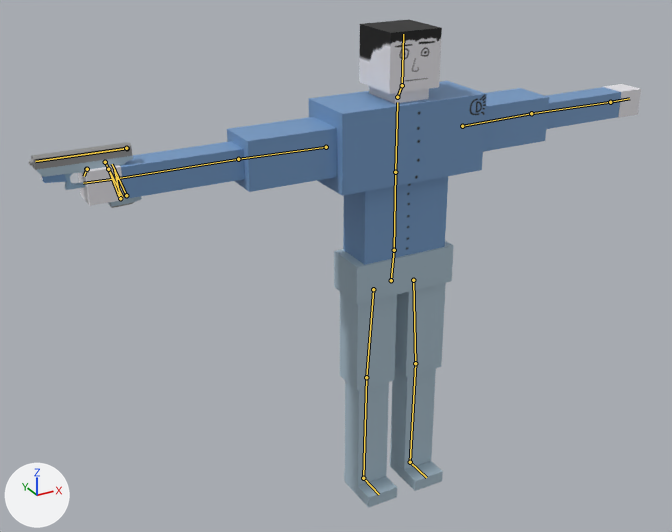
The Blender file Models/Human/Human.blend: old version first, new version second.
Rendered twice from a camera (50 mm lens) standing at (-1.74, -2.71, 2.35) and looking at (-0.17, 0.14, 0.93). The axes (+X, +Y, +Z) are drawn at lower left. The lights are the same throughout. The bones that bend it are drawn over the model as lines.

The first picture shows 'BasicCharacter'.
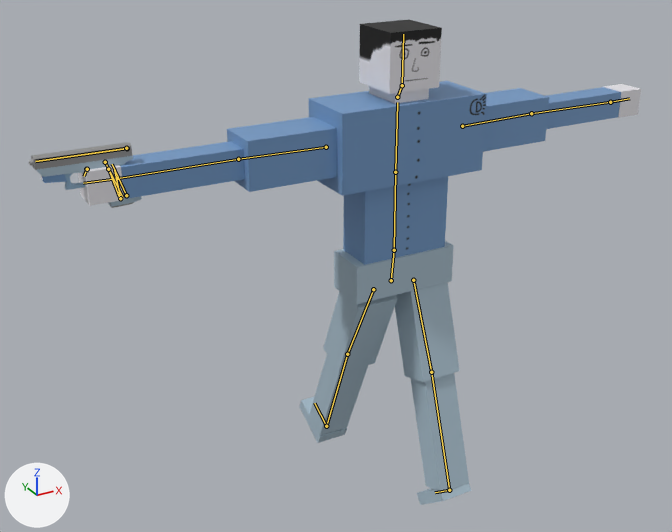
The newer file adds an action. The first version stands in its rest pose; the second is drawn at frame 20 of the action 'B_Walk'.

What the commit changed:
Bone 'thigh.L' (bone_thigh_l) moves from (0.0, 0.0, 0.0) to (-0.178, -0.012, 0.001).
Bone 'thigh.L' (bone_thigh_l) turns from (0, 0, 0) to (-24, 179, 7) degrees about its own x, y and z.
Bone 'foot.L' (bone_foot_l) turns from (0, 0, 0) to (-4, 0, 0) degrees about its own x, y and z.
Bone 'thigh.R' (bone_thigh_r) moves from (0.0, 0.0, 0.0) to (0.178, -0.012, 0.001).
Bone 'thigh.R' (bone_thigh_r) turns from (0, 0, 0) to (18, 179, -7) degrees about its own x, y and z.
Bone 'foot.R' (bone_foot_r) turns from (0, 0, 0) to (21, 0, 1) degrees about its own x, y and z.

Pixel boxes (x1, y1, x2, y2) of what changed, in the pictures (672 x 532 px):
'BasicCharacter', posed: before (29, 19, 641, 508); after (29, 19, 641, 505)
bone 'thigh.L', root to tip: before (413, 280) to (415, 363); after (373, 289) to (347, 354)
bone 'foot.L', root to tip: before (410, 462) to (426, 477); after (326, 426) to (314, 403)
bone 'thigh.R', root to tip: before (373, 289) to (366, 377); after (413, 280) to (431, 372)
bone 'foot.R', root to tip: before (363, 478) to (379, 494); after (449, 490) to (435, 492)
